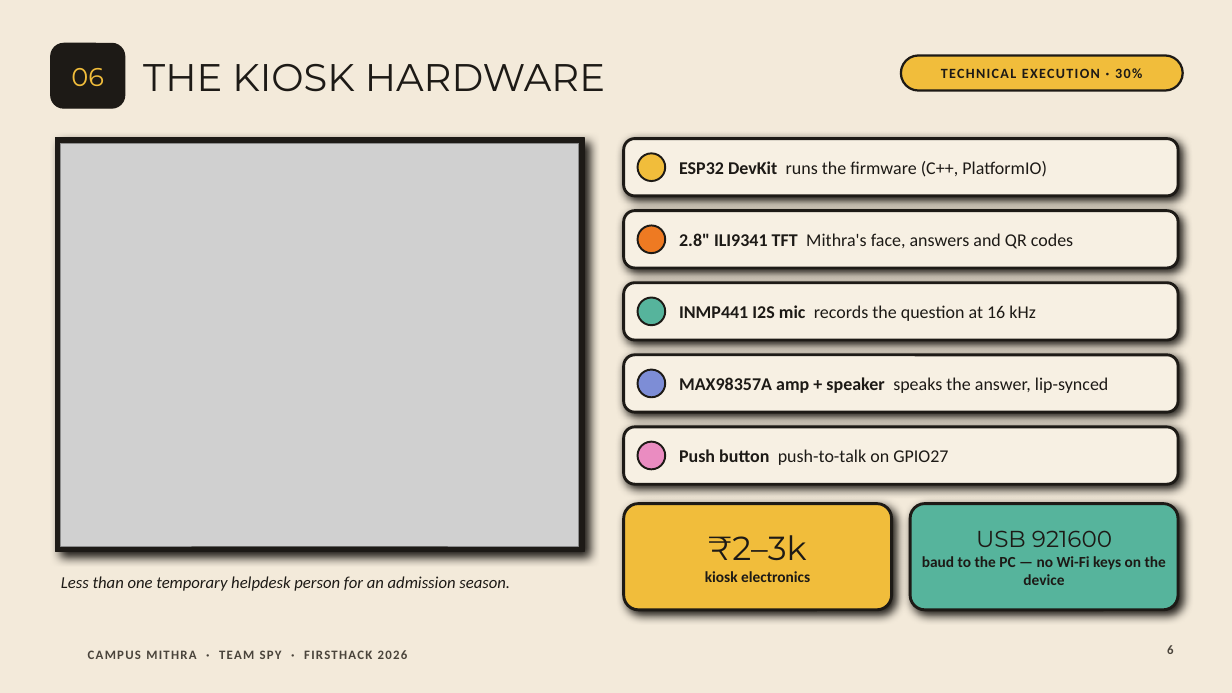
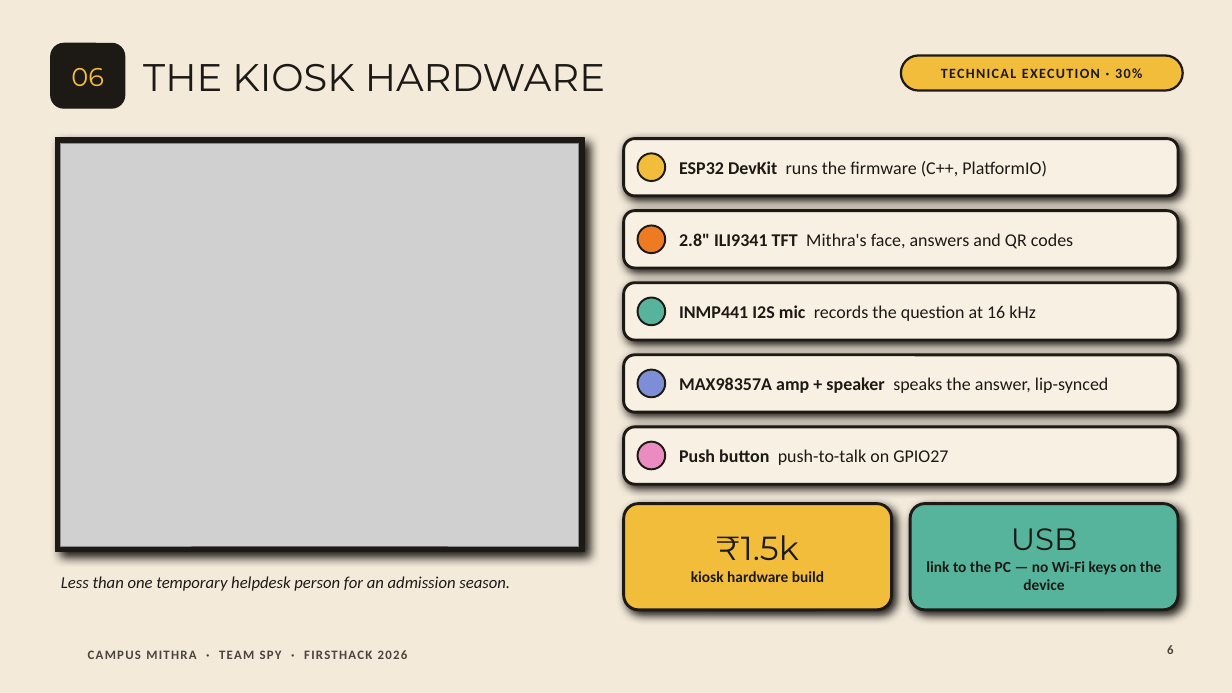
Before and after one commit to Pavankumarh0/first-hack-teamSPY, a slide deck: slide 6 of docs/presentation/Campus-Mithra-Team-Spy.pptx. Drawn at 1232x693 pixels with LibreOffice and Linux fonts; fonts in the diff are those of the drawing; grey boxes stand for pictures; background and template pictures are left out. Boxes give left, top, right and bottom in pixels: in the first picture for what was removed or moved away, otherwise in the second. Text is boxed around its words. In the diff, an @@ line names an element or a change of style, - is before the commit and + after.

```diff
--- a/docs/presentation/Campus-Mithra-Team-Spy.pptx
+++ b/docs/presentation/Campus-Mithra-Team-Spy.pptx
@@ text at (691, 535, 824, 582): text changed @@
-₹2–3k
-kiosk electronics
+₹1.5k
+kiosk hardware build
@@ text at (926, 528, 1161, 590): text changed @@
-USB 921600
-baud to the PC — no Wi-Fi keys on the device
+USB
+link to the PC — no Wi-Fi keys on the device
```
Also in this commit, not shown: 3 other slides changed, 6 other files.
